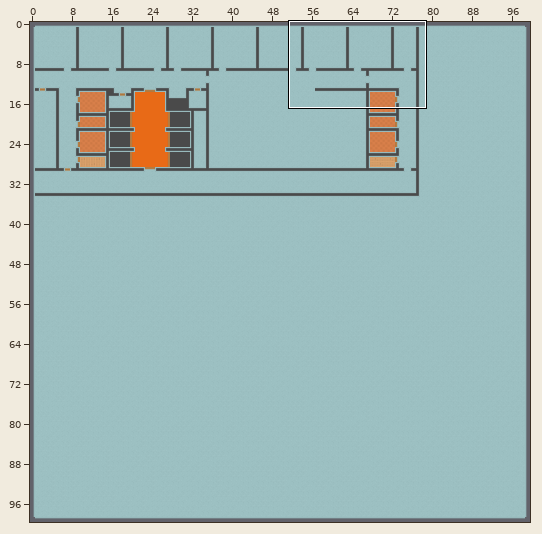
An edit to a level. Tiled map, maps/clab_map.tmx. Above, an overview of the earlier version with the close-up marked.
Close-up. The starting point:
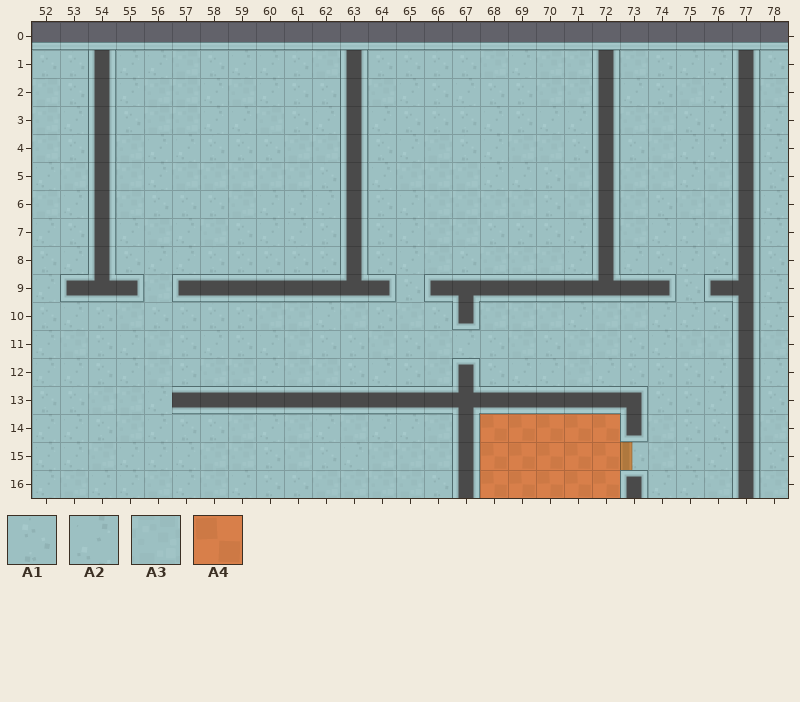
Cells are 64x64 px. Shown: x 52..78, y 0..16. The commit also changed other parts of the map, which this record leaves out.
Key: from "tiles": A1 6, A2 7, A3 9, A4 12.
__ is an empty cell, ## one hidden under a higher layer.
Layers that did not change in this view are not listed.
Layer "Floor" before, first column x 52:
 0 __ __ __ __ __ __ __ __ __ __ __ __ __ __ __ __ __ __ __ __ __ __ __ __ __ __ __
 1 A1 A1 ## A2 A2 A3 A1 A2 A2 A1 A3 ## A1 A1 A1 A1 A3 A2 A3 A3 ## A3 A1 A2 A2 ## A1
 2 A3 A1 ## A2 A3 A3 A2 A3 A2 A1 A1 ## A3 A2 A1 A2 A1 A1 A3 A3 ## A2 A1 A3 A2 ## A3
 3 A3 A2 ## A1 A3 A3 A2 A2 A3 A1 A2 ## A2 A1 A1 A1 A2 A1 A2 A2 ## A3 A3 A1 A2 ## A2
 4 A3 A1 ## A3 A2 A2 A1 A1 A1 A3 A3 ## A1 A2 A3 A1 A2 A3 A3 A1 ## A1 A3 A2 A2 ## A2
 5 A2 A3 ## A3 A2 A3 A3 A3 A3 A3 A1 ## A2 A3 A3 A3 A2 A2 A1 A3 ## A3 A3 A2 A3 ## A1
 6 A3 A2 ## A3 A1 A1 A1 A3 A2 A2 A2 ## A1 A2 A3 A3 A3 A3 A1 A3 ## A3 A1 A3 A3 ## A2
 7 A2 A1 ## A2 A3 A2 A3 A1 A2 A2 A1 ## A1 A2 A3 A3 A1 A1 A1 A2 ## A3 A2 A2 A3 ## A2
 8 A1 A2 ## A1 A2 A2 A1 A1 A1 A1 A1 ## A1 A2 A3 A1 A3 A3 A3 A2 ## A2 A1 A2 A1 ## A1
 9 A2 ## ## ## A3 ## ## ## ## ## ## ## ## A1 ## ## ## ## ## ## ## ## ## A1 ## ## A2
10 A1 A2 A1 A3 A1 A1 A1 A1 A3 A3 A2 A3 A1 A3 A1 ## A3 A3 A3 A2 A3 A3 A2 A2 A1 ## A2
11 A2 A3 A1 A2 A3 A1 A2 A1 A2 A3 A1 A1 A3 A1 A3 A2 A1 A3 A1 A3 A3 A1 A2 A3 A3 ## A3
12 A2 A2 A1 A2 A3 A1 A3 A3 A2 A3 A3 A1 A2 A1 A3 ## A1 A2 A2 A3 A2 A1 A1 A1 A2 ## A2
13 A1 A1 A3 A3 A2 ## ## ## ## ## ## ## ## ## ## ## ## ## ## ## ## ## A1 A1 A2 ## A1
14 A2 A2 A1 A3 A2 A1 A1 A3 A2 A3 A2 A3 A2 A2 A3 ## A4 A4 A4 A4 A4 ## A3 A1 A1 ## A3
15 A2 A2 A3 A2 A2 A2 A3 A3 A1 A3 A1 A2 A3 A3 A3 ## A4 A4 A4 A4 A4 A1 A3 A1 A2 ## A1
16 A2 A3 A2 A2 A3 A2 A3 A2 A1 A1 A3 A3 A3 A3 A1 ## A4 A4 A4 A4 A4 ## A2 A2 A3 ## A3
The result:
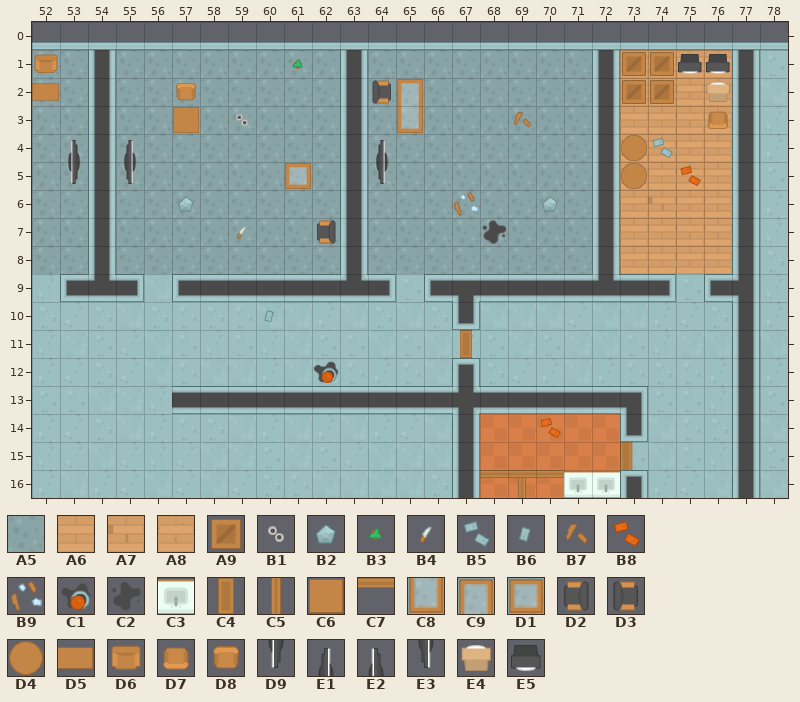
Further tiles: from "floor": A5 0; from "tiles": A6 95, A7 97, A8 99, A9 128, B1 187, B2 238, B3 239, B4 240, B5 261, B6 262, B7 265, B8 288, B9 292, C1 318, C2 319, C3 322, C4 441, C5 444, C6 455, C7 469, C8 479 turned 270, C9 481 turned 270, D1 482, D2 504 turned 270, D3 504 turned 90, D4 505, D5 508, D6 527 turned 180, D7 530, D8 530 turned 180, D9 531 turned 270, E1 531 turned 90, E2 532 turned 270, E3 532 turned 90, E4 534, E5 535 turned 180.
See-through tiles are keyed as they look on the map.
The exact change:
Changed rows in their new state; .. is an unchanged cell.
Layer "Floor":
first column x 52:
 1 A5 A5 .. A5 A5 A5 A5 A5 A5 A5 A5 .. A5 A5 A5 A5 A5 A5 A5 A5
 2 A5 A5 .. A5 A5 A5 A5 A5 A5 A5 A5 .. A5 A5 A5 A5 A5 A5 A5 A5
 3 A5 A5 .. A5 A5 A5 A5 A5 A5 A5 A5 .. A5 A5 A5 A5 A5 A5 A5 A5
 4 A5 A5 .. A5 A5 A5 A5 A5 A5 A5 A5 .. A5 A5 A5 A5 A5 A5 A5 A5
 5 A5 A5 .. A5 A5 A5 A5 A5 A5 A5 A5 .. A5 A5 A5 A5 A5 A5 A5 A5
 6 A5 A5 .. A5 A5 A5 A5 A5 A5 A5 A5 .. A5 A5 A5 A5 A5 A5 A5 A5
 7 A5 A5 .. A5 A5 A5 A5 A5 A5 A5 A5 .. A5 A5 A5 A5 A5 A5 A5 A5
 8 A5 A5 .. A5 A5 A5 A5 A5 A5 A5 A5 .. A5 A5 A5 A5 A5 A5 A5 A5
Layer "Furnitare":
first column x 53:
 1 .. .. .. .. .. .. .. .. .. .. .. .. .. .. .. .. .. .. .. .. A6 A6 A8 A6
 2 .. .. .. .. .. .. .. .. .. .. .. .. .. .. .. .. .. .. .. .. A8 A6 A8 A6
 3 .. .. .. .. .. .. .. .. .. .. .. .. .. .. .. .. .. .. .. .. A6 A6 A8 A6
 4 E2 .. E1 .. .. .. .. .. .. .. .. E1 .. .. .. .. .. .. .. .. A6 A6 A8 A6
 5 D9 .. E3 .. .. .. .. .. .. .. .. E3 .. .. .. .. .. .. .. .. A6 A6 A8 A6
 6 .. .. .. .. .. .. .. .. .. .. .. .. .. .. .. .. .. .. .. .. A6 A7 A8 A8
 7 .. .. .. .. .. .. .. .. .. .. .. .. .. .. .. .. .. .. .. .. A6 A6 A8 A8
 8 .. .. .. .. .. .. .. .. .. .. .. .. .. .. .. .. .. .. .. .. A6 A6 A8 A6
11 .. .. .. .. .. .. .. .. .. .. .. .. .. .. C4 .. .. .. .. .. .. .. .. ..
first column x 69:
16 C5 .. C3 C3
Layer "Items":
first column x 52:
 1 D6 .. .. .. .. .. .. .. .. B3 .. .. .. .. .. .. .. .. .. .. .. A9 A9 E5 E5
 2 D5 .. .. .. .. D8 .. .. .. .. .. .. D3 C9 .. .. .. .. .. .. .. A9 A9 .. E4
 3 .. .. .. .. .. C6 .. B1 .. .. .. .. .. C8 .. .. .. B7 .. .. .. .. .. .. D7
 4 .. .. .. .. .. .. .. .. .. .. .. .. .. .. .. .. .. .. .. .. .. D4 B5 .. ..
 5 .. .. .. .. .. .. .. .. .. D1 .. .. .. .. .. .. .. .. .. .. .. D4 .. B8 ..
 6 .. .. .. .. .. B2 .. .. .. .. .. .. .. .. .. B9 .. .. B2 .. .. .. .. .. ..
 7 .. .. .. .. .. .. .. B4 .. .. D2 .. .. .. .. .. C2 .. .. .. .. .. .. .. ..
10 .. .. .. .. .. .. .. .. B6 .. .. .. .. .. .. .. .. .. .. .. .. .. .. .. ..
12 .. .. .. .. .. .. .. .. .. .. C1 .. .. .. .. .. .. .. .. .. .. .. .. .. ..
14 .. .. .. .. .. .. .. .. .. .. .. .. .. .. .. .. .. .. B8 .. .. .. .. .. ..
16 .. .. .. .. .. .. .. .. .. .. .. .. .. .. .. .. C7 C7 C7 .. .. .. .. .. ..
